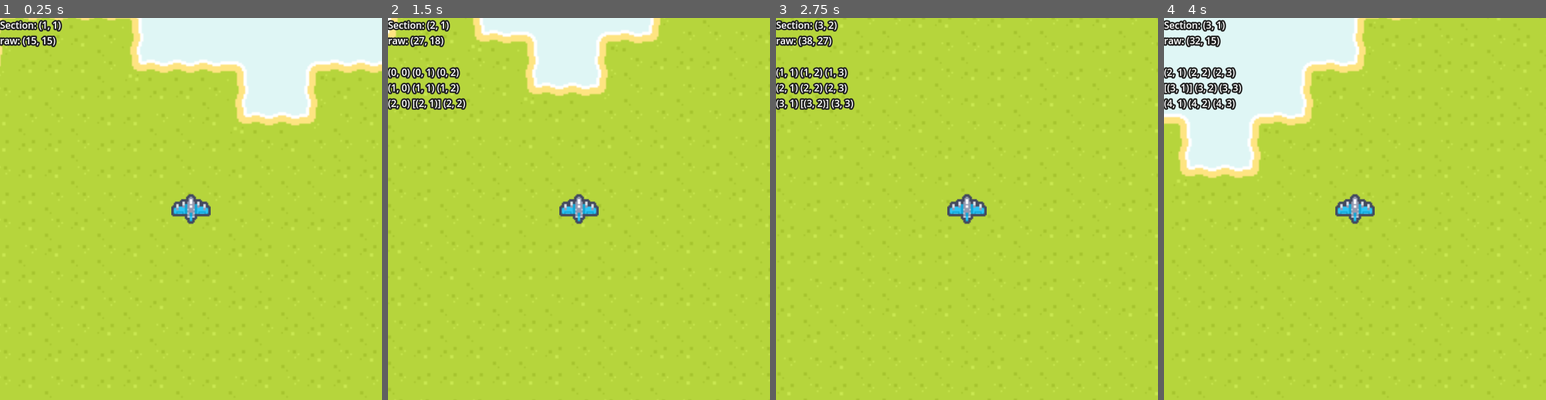
Above: before the commit, frames 1-4 (left to right).
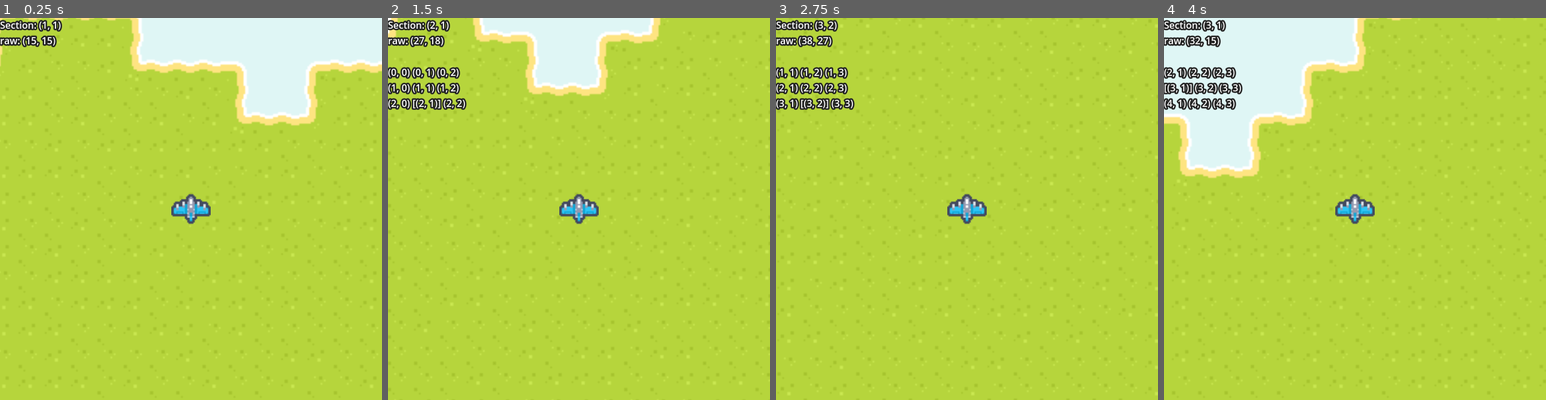
Above: after the commit, the same moments.

Repository: Sammy-T/Aero-Fight
Game: Godot game, scene res://scenes/level.tscn
The game is run twice, just before and just after one commit, with the same random seed, the same clock (stepped at 60 frames per second) and the same inputs.
Inputs:
- Up to frame 1 (0.25 s): no input
- Up to frame 2 (1.5 s): tap Enter at 0.5 s; hold Right (ui_right) 0.53-1.28 s; hold Down (ui_down) from 1.28 s (still down)
- Up to frame 3 (2.75 s): release Down (ui_down) at 2.03 s; hold Right (ui_right) from 2.03 s (still down)
- Up to frame 4 (4 s): release Right (ui_right) at 2.78 s; hold Up (ui_up) 2.78-3.53 s; hold Left (ui_left) from 3.53 s (still down)

The runs differ from the first frame. In frame 1, less than 0.1% of the frame differs, in the area x 0-100%, y 4-100%; in frame 2, less than 0.1%; in frame 3, less than 0.1%; in frame 4, less than 0.1%.

Commit message:
Load map from queue in process callback

Diff:
--- a/scripts/level.gd
+++ b/scripts/level.gd
@@ -31,8 +31,6 @@
 		for y in 3:
 			pending_sections.append(Vector2i(x, y))
 
-	_load_map()
-
 
 # Called every frame. 'delta' is the elapsed time since the previous frame.
 func _process(_delta: float) -> void:
@@ -52,6 +50,8 @@
 		print("curr section ", current_section)
 
 		_update_sections()
+
+	_load_from_map_queue()
 
 	## TODO: TEMP
 	%CurrSection.text = "Section: %s\nraw: %s" % [current_section, \
@@ -91,6 +91,8 @@
 	if !process_map_update:
 		return
 
+	pending_sections.clear()
+
 	# Check which sections to add
 	for wanted_section in wanted_sections:
 		if !loaded_sections.has(wanted_section):
@@ -101,14 +103,12 @@
 		if !wanted_sections.has(loaded_section):
 			pending_unload_sections.append(loaded_section)
 
-	_load_map()
 
-
-func _load_map() -> void:
-	while pending_sections.size() > 0:
+func _load_from_map_queue() -> void:
+	if pending_sections.size() > 0:
 		_load_section()
 
-	while pending_unload_sections.size() > 0:
+	if pending_unload_sections.size() > 0:
 		_remove_section()
 
 
@@ -136,8 +136,8 @@
 			_append_or_set_cell(x2_pos, y2_pos, grass_cells, dirt_cells)
 
 	# Set and connect the terrain tiles
-	tile_map.set_cells_terrain_connect(0, grass_cells, 0, 0)
-	tile_map.set_cells_terrain_connect(0, dirt_cells, 0, 2)
+	tile_map.call_deferred("set_cells_terrain_connect", 0, grass_cells, 0, 0)
+	tile_map.call_deferred("set_cells_terrain_connect", 0, dirt_cells, 0, 2)
 
 	print("loaded section ", section)
 	loaded_sections.append(section)
@@ -156,7 +156,7 @@
 	elif noise_strength <= -0.5:
 		dirt_cells.append(cell_coord)
 	else:
-		tile_map.set_cell(0, cell_coord, 0, TILE_COORD_WATER)
+		tile_map.call_deferred("set_cell", 0, cell_coord, 0, TILE_COORD_WATER)
 
 
 func _remove_section() -> void:
@@ -172,9 +172,9 @@
 			var x2_pos: int = (section.x + 1) * MAP_SECTION_SIZE - x - 1
 			var y2_pos: int = (section.y + 1) * MAP_SECTION_SIZE - y - 1
 
-			tile_map.erase_cell(0, Vector2i(x_pos, y_pos))
-			tile_map.erase_cell(0, Vector2i(x2_pos, y_pos))
-			tile_map.erase_cell(0, Vector2i(x_pos, y2_pos))
-			tile_map.erase_cell(0, Vector2i(x2_pos, y2_pos))
+			tile_map.call_deferred("erase_cell", 0, Vector2i(x_pos, y_pos))
+			tile_map.call_deferred("erase_cell", 0, Vector2i(x2_pos, y_pos))
+			tile_map.call_deferred("erase_cell", 0, Vector2i(x_pos, y2_pos))
+			tile_map.call_deferred("erase_cell", 0, Vector2i(x2_pos, y2_pos))
 
 	loaded_sections.erase(section)
